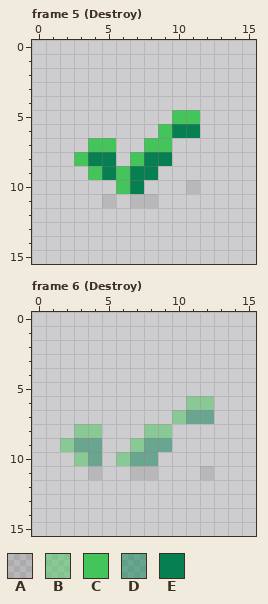
File history of a pixel-art file, game/theslimeking/Assets/External/AssetStore/SlimeMec/_Art/Sprites/Environment/env_grassA.aseprite. The first picture shows the starting point.
16x16 pixels, 8 frames. Shown: frame 5 (Destroy), frame 6 (Destroy). The commit also changed other frames, which this record leaves out.
Palette (. is transparent): A #0000001a  B #44c55b80  C #44c55b  D #06805180  E #068051
The result:
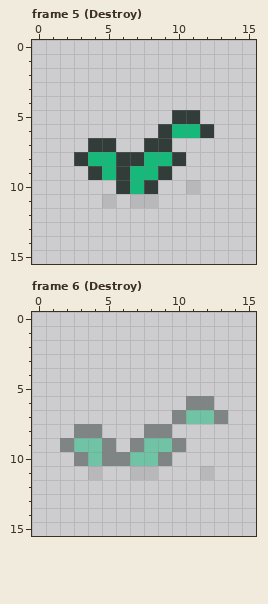
The exact change:
colour B: #44c55b80 -> #323c3980
colour C: #44c55b -> #323c39
colour D: #06805180 -> #16b97a80
colour E: #068051 -> #16b97a
Changed rows in their new state; - is a pixel that keeps its letter.
Frame 5 (Destroy), layer "shortgrass01":
first column x 6:
 6 ------C
 8 C---C--
 9 ---C---
10 --C----
Frame 6 (Destroy), layer "shortgrass01":
first column x 5:
 7 --------B
 9 B----B---
10 B---B----
